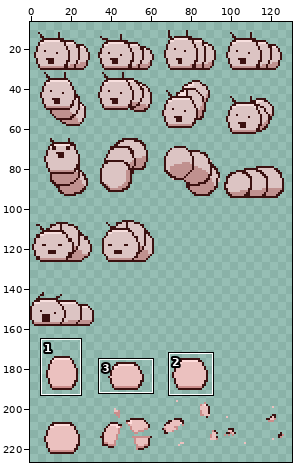
One commit to this sprite sheet: Assets/_YSJ/Sprites/Monster/Cave/BabyLarva_Sheet.png. Above, an overview of the earlier version with the close-up marked.
Close-up. Before the edit:
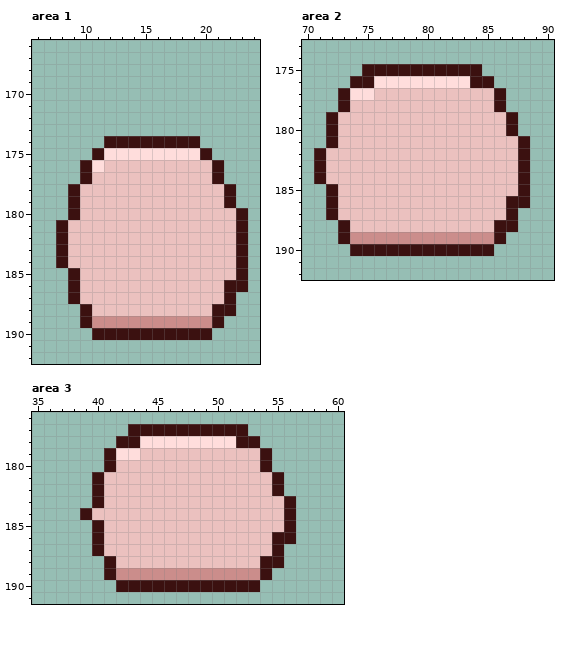
The file is 256x256 pixels. Pixels under 10% opacity are left out. Shown: area 1: x 6..24, y 166..192; area 2: x 70..90, y 173..192; area 3: x 35..60, y 176..191. The wide view leaves out empty margins. The commit also changed other parts of the picture, which this record leaves out.
The same view after the edit:
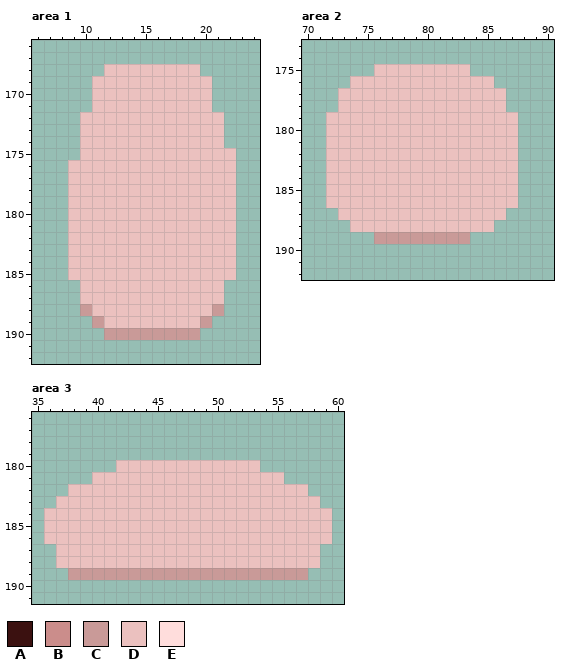
Palette (. is transparent): A #3b1110  B #cb8d8b  C #c99a98  D #ebc1bf  E #ffdddc
Diff:
Changed rows in their new state; - is an unchanged pixel.
Area 1:
first column x 8:
168 ----DDDDDDDD----
169 ---DDDDDDDDDD---
170 ---DDDDDDDDDD---
171 ---DDDDDDDDDD---
172 --DDDDDDDDDDDD--
173 --DDDDDDDDDDDD--
174 --DDDDDDDDDDDD--
175 --DDDDDDDDDDDDD-
176 -DDD---------DD-
177 -DD----------DD-
178 -D------------D-
179 -D------------D-
180 -D-------------.
181 .--------------.
182 .--------------.
183 .--------------.
184 .--------------.
185 -D-------------.
186 -.------------..
187 -.------------.-
188 --C----------C.-
189 --.CDDDDDDDDC.--
190 ---.CCCCCCCC.---
Area 2:
first column x 71:
175 ----.DDDDDDDD.----
176 ---DDDDDDDDDDDD---
177 --DDD----------D--
178 --D------------D--
179 -D--------------D-
180 -D--------------D-
181 -D---------------.
182 .----------------.
183 .----------------.
184 .----------------.
185 -D---------------.
186 -D--------------D.
187 -.--------------.-
188 --.------------..-
189 --...CCCCCCCC...--
190 ---............---
Area 3:
first column x 36:
177 -------..........-------
178 ------............------
179 -----..............-----
180 -----.------------.-----
181 ----D--------------D----
182 --DDD--------------DDD--
183 -DDDD---------------DDD-
184 DDDD----------------DDDD
185 DDDDD---------------DDDD
186 DDDDD--------------DDDDD
187 -DDDD--------------DDDD-
188 -DDDDD------------DDDDD-
189 --CCCCCCCCCCCCCCCCCCCC--
190 ------............------
